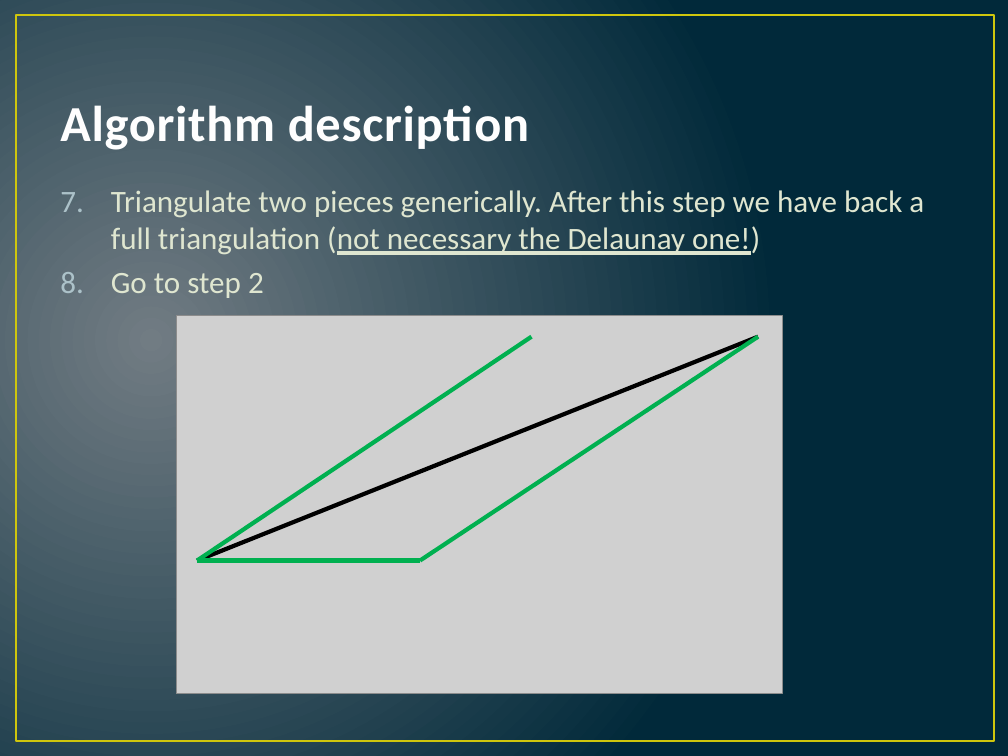
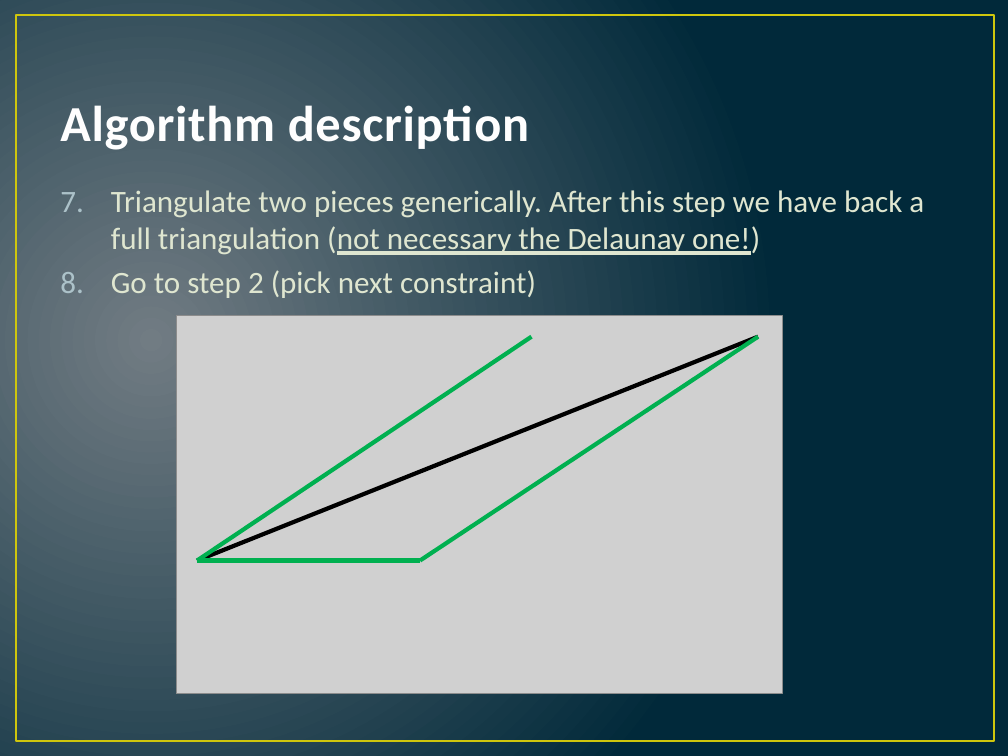
Before and after one commit to hugebdu/jdt-refactored, a slide deck: slide 20 of extra/CDT.pptx. Drawn at 1008x756 pixels with LibreOffice and Linux fonts; fonts in the diff are those of the drawing; grey boxes stand for pictures. Boxes give left, top, right and bottom in pixels: in the first picture for what was removed or moved away, otherwise in the second. Text is boxed around its words. In the diff, an @@ line names an element or a change of style, - is before the commit and + after.

```diff
--- a/extra/CDT.pptx
+++ b/extra/CDT.pptx
@@ text at <box>111,270,536,298</box>: text changed @@
-8. Go to step 2
+8. Go to step 2 (pick next constraint)
```
Also in this commit, not shown: 6 other slides changed.
